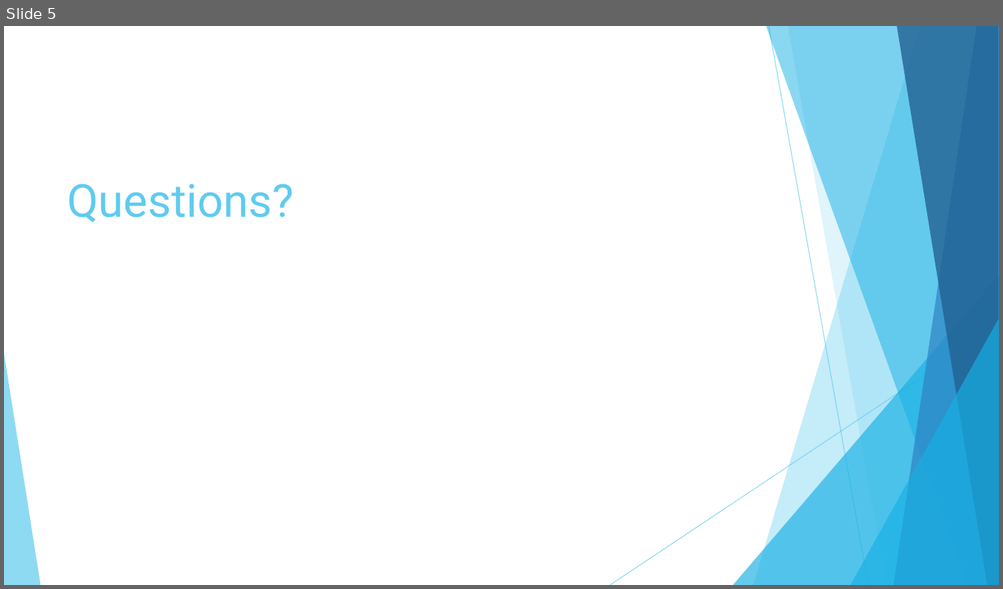
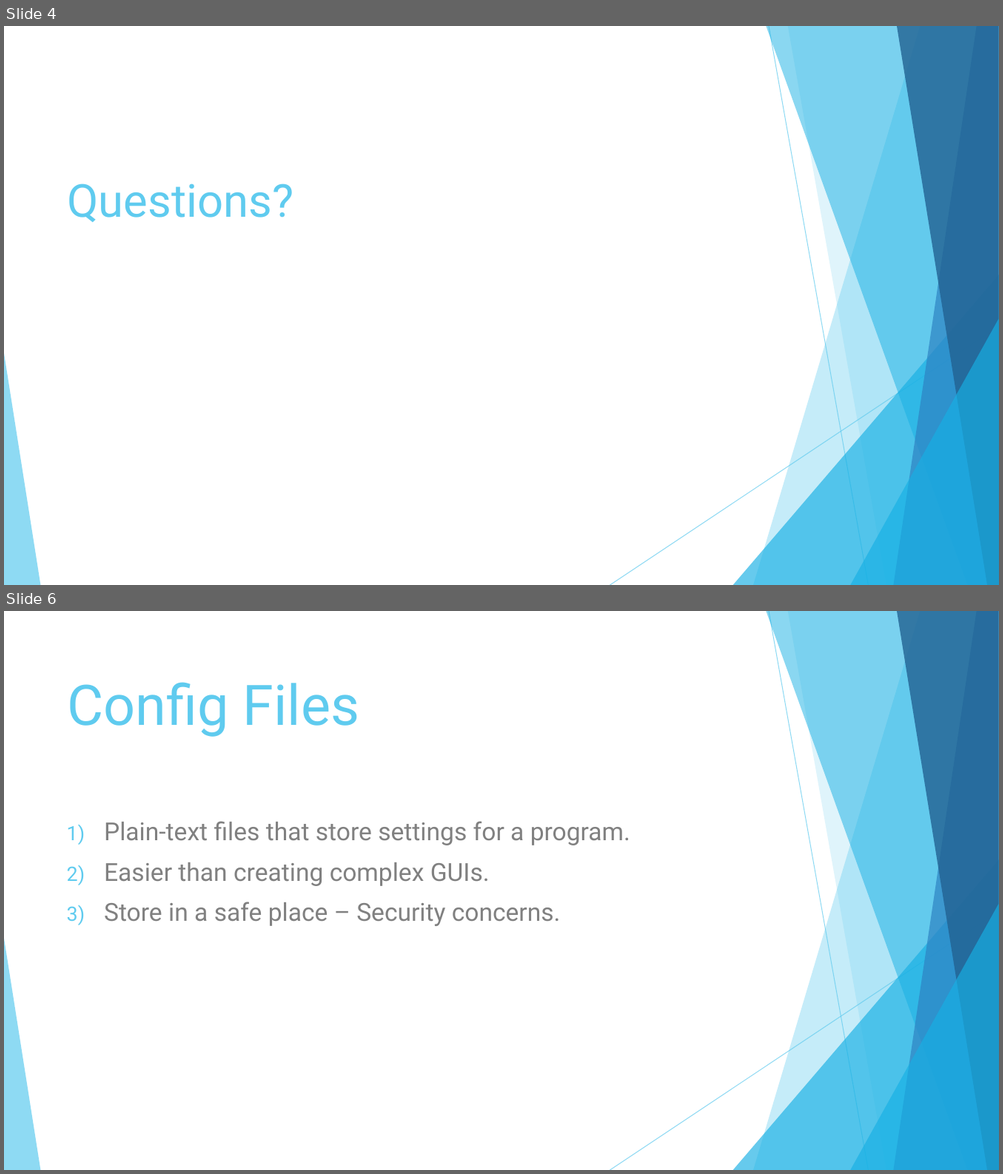
Before and after one commit to MrJeremyHobbs/ELUNA-2019-Dev-Days-Alma-Course, a slide deck: slides/ELUNA-2019-Dev-Days-Alma-Course.pptx. Shown one above the other, each under a label of ours: slide 5 before the commit, slides 4 and 6 after it; the slides between them are not shown. The pictures are 1003x589 and 1003x1174 pixels, drawn with LibreOffice and Linux fonts; fonts in the diff are those of the drawing. Boxes give left, top, right and bottom in pixels: in the first picture for what was removed or moved away, otherwise in the second. Text is boxed around its words. In the diff, an @@ line names an element or a change of style, - is before the commit and + after.

```diff
--- a/slides/ELUNA-2019-Dev-Days-Alma-Course.pptx
+++ b/slides/ELUNA-2019-Dev-Days-Alma-Course.pptx
@@ slide 6 added at [4, 611, 999, 1170], background #FFFFFF; not listed: 10 template elements that a slide beside it also shows @@
@@ title added at [68, 682, 360, 737], 54 pt, text #5FCBEF @@
+Config Files
@@ text added at [104, 821, 630, 926], 24 pt, text #808080 @@
+1) Plain-text files that store settings for a program.
+2) Easier than creating complex GUIs.
+3) Store in a safe place – Security concerns.
@@ what was slide 5 is now slide 4 @@
```
Also in this commit, not shown: 3 slides changed, 5 other slides added, 1 slide removed, 13 other files.
